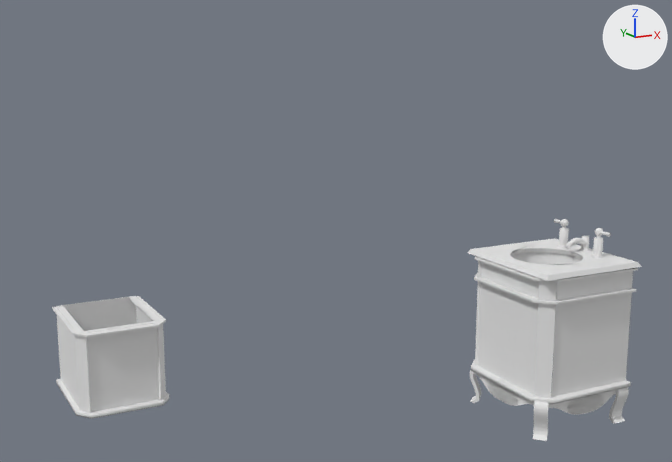
Before and after pictures for a commit that changed the Blender file Assets/models/floor_2/bathroom_e/sink.blend.
One viewpoint serves both versions: a 50 mm camera at (-11.37, -13.32, 6.98) aimed at (-3.29, 2.25, 3.29). The axes (+X, +Y, +Z) are drawn at upper right. The lights are the same throughout.

In view in the first picture: 'BezierCurve.001', 'base', 'base.001', 'basin', 'top', 'trim_bottom', 'trim_bottom.001', 'trim_front_legs', 'trim_front_legs.001', 'trim_top.001', 'trim_top.003'.
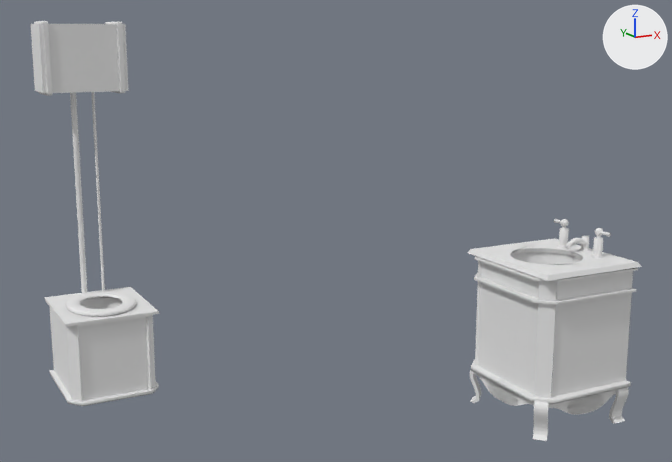
Commit message: bathroom_e: sink.blend toilet mostly completed

ob_toilet is not drawn itself; it is the parent of ob_trim_front_legs_001, ob_base_001, ob_trim_bottom_001, ob_trim_top_003.

Changed parts and their boxes (x1, y1, x2, y2) in the pictures (672 x 462 px):
'base.001', moved: before (56, 296, 161, 412); after (50, 297, 149, 400)
'tank', added: after (31, 24, 129, 93)
'trim_front_legs.001', moved: before (75, 324, 166, 413); after (67, 315, 156, 402)
'base_top', added: after (44, 287, 159, 327)
'trim_bottom.001', moved, rescaled (10% shorter): before (56, 379, 170, 419); after (50, 370, 159, 406)
'trim_top.003', moved, rescaled: before (52, 296, 166, 337); after (46, 302, 150, 327)
'pipe_n.002', added: after (70, 92, 88, 294)
'toilet_seat', added: after (66, 292, 136, 316)
'pipe_n.003', added: after (91, 92, 105, 298)
'tank_support_r.001', added: after (34, 21, 53, 96)
'tank_support_r', added: after (105, 22, 125, 93)
'bowl', added: after (80, 298, 127, 317)

The change, as a list of edits to the scene's bpy script:
```text
Change ob_trim_front_legs_001:
    ob_trim_front_legs_001.location: (-4.236, 3.458, -0.282) -> (-4.236, 3.496, -0.282)
Change ob_base_001:
    ob_base_001.location: (-4.237, 3.458, 0.846) -> (-4.237, 3.496, 0.846)
Change ob_toilet:
    ob_toilet.location: (-7.272, 4.299, 1.5) -> (-7.25, 4.931, 1.5)
Change ob_trim_bottom_001:
    ob_trim_bottom_001.location: (-4.367, 3.458, 0.0462) -> (-4.358, 3.496, 0.0462)
    ob_trim_bottom_001.scale: (1.0, 0.888, 0.0375) -> (0.97, 0.888, 0.0375)
Change ob_trim_top_003:
    ob_trim_top_003.location: (-4.375, 3.458, 1.606) -> (-4.354, 3.496, 1.606)
    ob_trim_top_003.scale: (1.0, 0.888, 0.0201) -> (0.942, 0.888, 0.0201)
Add ob_pipe_n_002:
    ob_pipe_n_002 = bpy.data.objects.new('pipe_n.002', me_cylinder_022.copy())  # the mesh of ob_pipe_n_001
    ob_pipe_n_002.parent = ob_toilet
    ob_pipe_n_002.location = (-7.359, 5.162, 3.772)
    ob_pipe_n_002.rotation_euler = (0.0, 0.0, 1.571)  # degrees (0, 0, 90)
    ob_pipe_n_002.scale = (0.0584, 0.0584, 2.21)
Add ob_pipe_n_003:
    ob_pipe_n_003 = bpy.data.objects.new('pipe_n.003', me_cylinder_022.copy())  # the mesh of ob_pipe_n_001
    ob_pipe_n_003.parent = ob_toilet
    ob_pipe_n_003.location = (-6.965, 5.162, 3.772)
    ob_pipe_n_003.scale = (0.029, 0.029, 2.21)
Add ob_tank_support_r:
    ob_tank_support_r = bpy.data.objects.new('tank_support_r', me_cube_024)  # 56 vertices, 54 faces; spans x -1.0..1.0, y -1.0..1.0, z -1.0..1.0; in mat_bathtub (its picture is missing); modifiers SUBSURF
    ob_tank_support_r.parent = ob_toilet
    ob_tank_support_r.location = (-6.55, 4.87, 6.539)
    ob_tank_support_r.scale = (0.05, 0.473, 0.692)
Add ob_tank_support_r_001:
    ob_tank_support_r_001 = bpy.data.objects.new('tank_support_r.001', me_cube_024.copy())  # modifiers SUBSURF
    ob_tank_support_r_001.parent = ob_toilet
    ob_tank_support_r_001.location = (-7.95, 4.87, 6.539)
    ob_tank_support_r_001.scale = (0.05, 0.473, 0.692)
Add ob_bowl:
    ob_bowl = bpy.data.objects.new('bowl', me_icosphere)  # 341 vertices, 640 faces; spans x -1.0..1.0, y -1.0..1.0, z -1.0..0.0; in mat_marble (its picture is missing)
    ob_bowl.parent = ob_toilet
    ob_bowl.location = (-7.25, 4.169, 1.658)
    ob_bowl.scale = (0.512, 0.654, 0.744)
Add ob_tank:
    ob_tank = bpy.data.objects.new('tank', me_cube_023)  # 54 vertices, 38 faces; spans x -1.0..1.0, y -1.0..1.0, z -1.0..1.0; in mat_sink (its picture is missing)
    ob_tank.parent = ob_toilet
    ob_tank.location = (-7.25, 4.874, 6.539)
    ob_tank.scale = (0.818, 0.441, 0.645)
Add ob_base_top:
    ob_base_top = bpy.data.objects.new('base_top', me_cube_022)  # 1398 vertices, 1356 faces; spans x -1.0..1.0, y -1.0..1.0, z -1.0..1.0; in mat_sink (its picture is missing)
    ob_base_top.parent = ob_toilet
    ob_base_top.location = (-7.25, 4.278, 1.65)
    ob_base_top.scale = (0.9, 1.03, 0.025)
Add ob_toilet_seat:
    ob_toilet_seat = bpy.data.objects.new('toilet_seat', me_circle)  # 160 vertices, 160 faces; spans x -1.51..1.51, y -1.42..1.42, z -0.11..0.0; in mat_marble (its picture is missing); modifiers SUBSURF
    ob_toilet_seat.parent = ob_toilet
    ob_toilet_seat.location = (-7.25, 4.169, 1.775)
    ob_toilet_seat.scale = (0.448, 0.568, 0.83)
```
